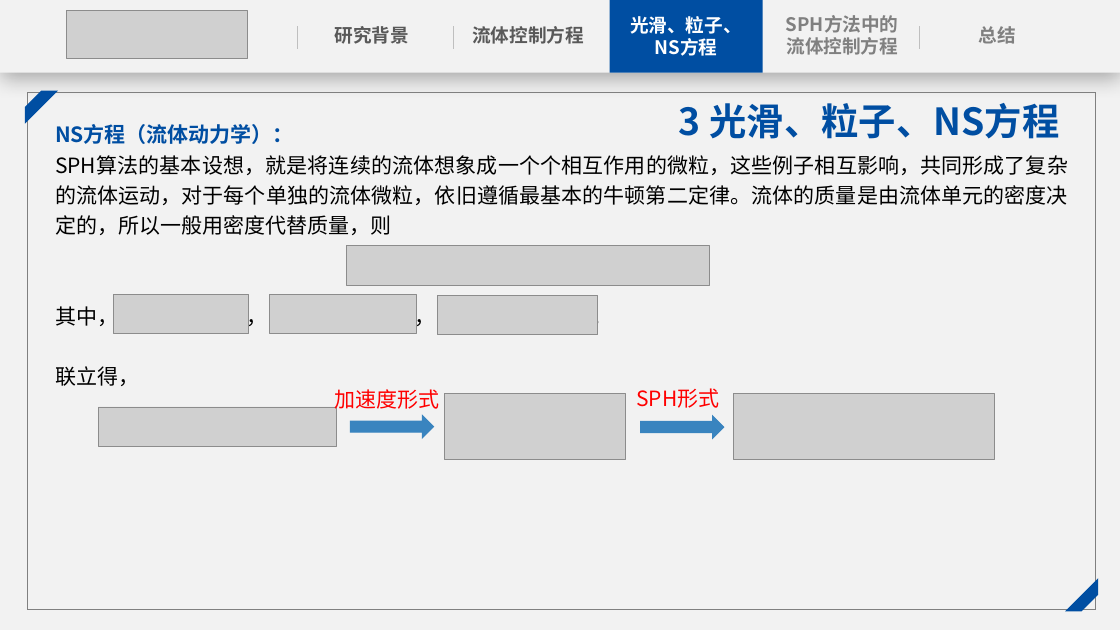
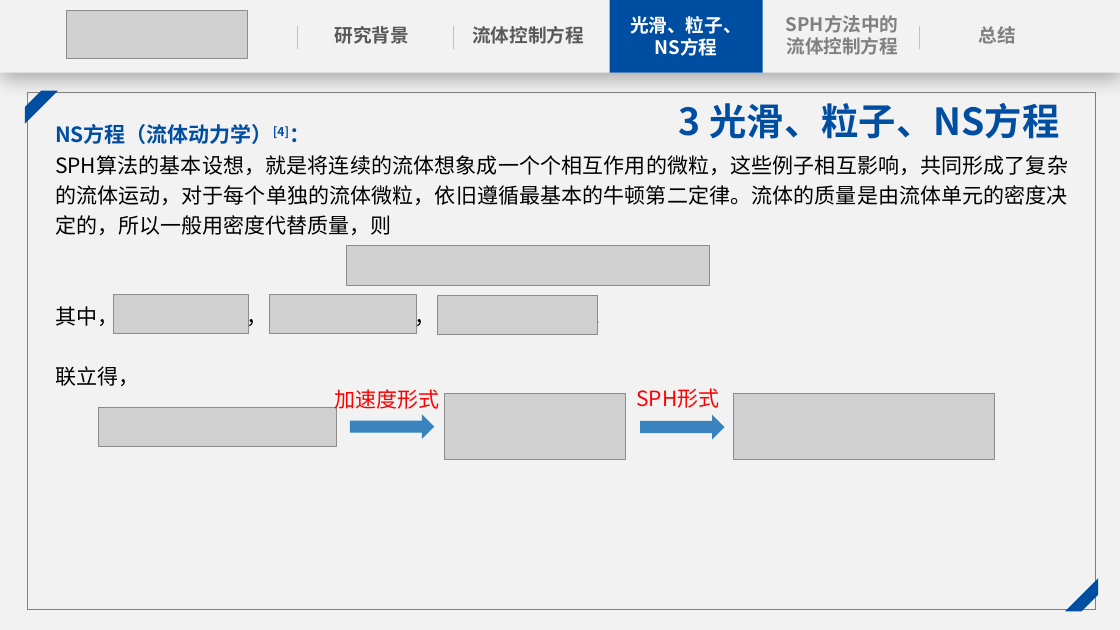
Before and after one commit to zoziha/SPH-homework, a slide deck: slide 8 of docs/课程作业文档实例/第一份作业：光滑、粒子、NS方程.pptx. Drawn at 1120x630 pixels with LibreOffice and Linux fonts; fonts in the diff are those of the drawing; grey boxes stand for pictures. Boxes give left, top, right and bottom in pixels: in the first picture for what was removed or moved away, otherwise in the second. Text is boxed around its words. In the diff, an @@ line names an element or a change of style, - is before the commit and + after.

```diff
--- a/docs/课程作业文档实例/第一份作业：光滑、粒子、NS方程.pptx
+++ b/docs/课程作业文档实例/第一份作业：光滑、粒子、NS方程.pptx
@@ text at box(55, 124, 289, 144): text changed @@
-NS方程（流体动力学）：
+NS方程（流体动力学）[4]：
```
Also in this commit, not shown: 3 other slides changed.
